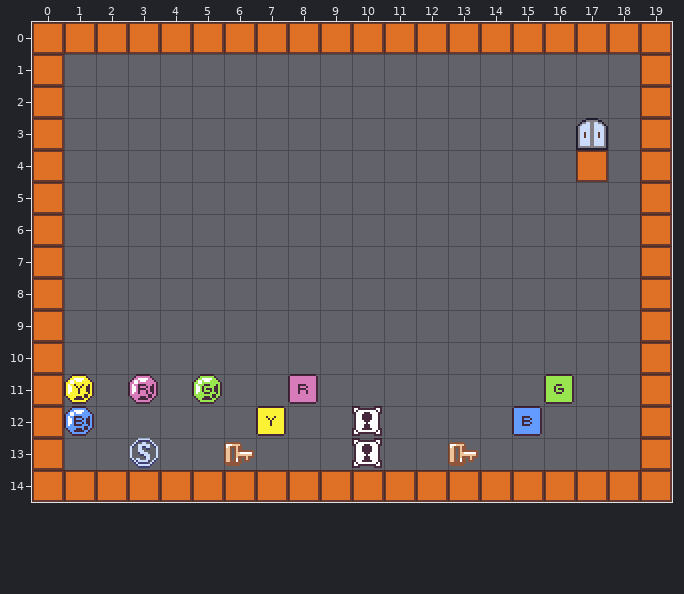
Two states of a Tiled map, Puzzle2/assets/data/002.tmx. The first picture shows the starting point.
Cells are 16x16 px. Shown: x 0..19, y 0..14.
And afterwards:
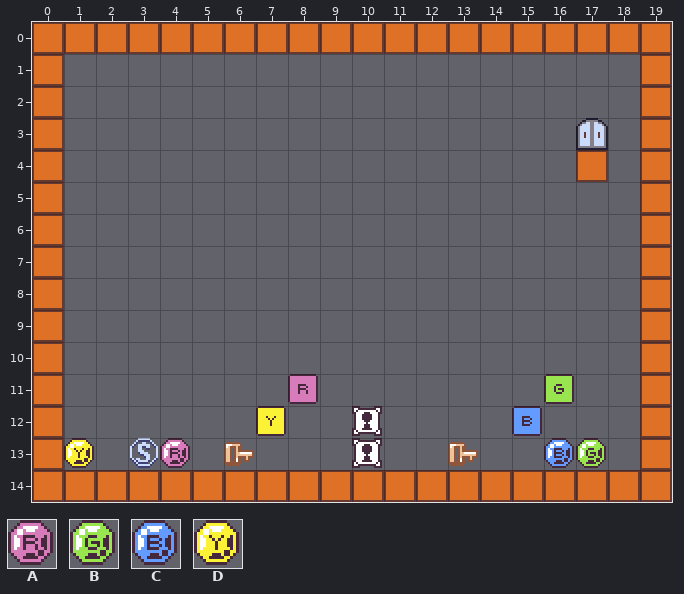
Key: from "tileset": A 32, B 33, C 34, D 35.
_ is an empty cell.
Changes in this commit:
Layer "object":
The author put tile A in row 13 at x 4.
The author put tile B in row 13 at x 17.
The author put tile C in row 13 at x 16.
The author put tile D in row 13 at x 1.
Tile A is removed in row 11 at x 3.
Tile B is removed in row 11 at x 5.
Tile C is removed in row 12 at x 1.
Tile D is removed in row 11 at x 1.
Pixel boxes of the changes (left, top, right, bottom) in both pictures:
changed: (64, 374, 94, 468)
removed: (128, 374, 158, 404)
removed: (192, 374, 222, 404)
added: (160, 438, 190, 468)
added: (544, 438, 606, 468)
